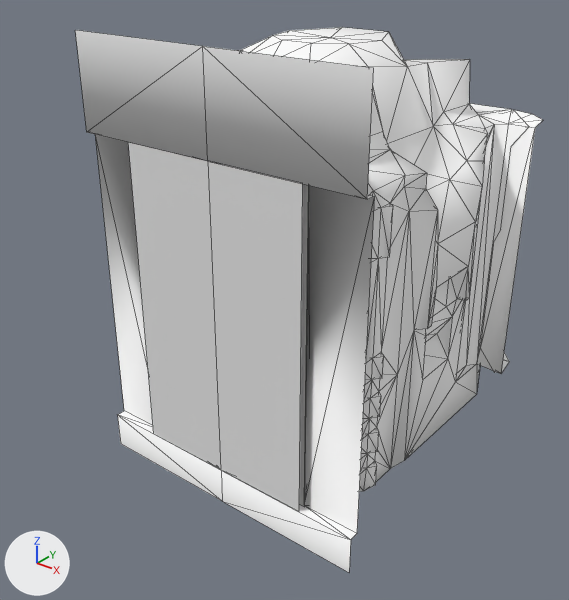
Before and after pictures for a commit that changed the Blender file Scavenger_Hunt/Assets/Resources/Models/Geometry/Elevator/Elevator.blend.
Both versions are drawn from a camera (50 mm lens) standing at (56.9, -78.8, 63.3) and looking at (-1.0, -6.4, 18.4). The axes (+X, +Y, +Z) are drawn at lower left. The lights are the same throughout. Mesh edges are drawn as thin lines.

Names of what the first picture shows: 'Elevator', 'ElevatorDoorLeft', 'ElevatorDoorRight'.
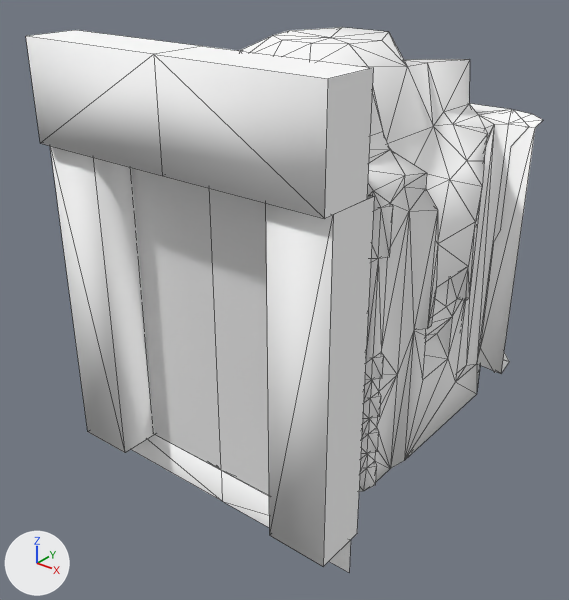
Edits to the bpy script that builds the scene:
```text
Change me_elevator:
    used by ob_elevator; location = (0.0, 0.0, 0.0)
    remove me_elevator.from_pydata(...)  # 450 vertices, 827 faces; spans x -21.2..21.2, y -20.5..22.2, z -5.0..51.9
    add me_elevator.from_pydata(...)  # 464 vertices, 841 faces; spans x -21.2..21.2, y -27.1..22.2, z -5.0..51.9
    me_elevator part 1
    8 faces are deleted
    4 vertices are added at (-19.9, -25.8, 0.0), (-19.9, -25.8, 40.3), (19.9, -25.8, 40.3), (19.9, -25.8, 0.0)
    10 new vertices lie (0.0, -6.6, 0.0) away from vertices in x -19.9..19.9, y -20.5..-19.2, z 0.0..51.9
    6 new faces join them
    16 new faces join them, smooth
```

Changed parts and their boxes [x1, y1, x2, y2] in the pictures (569 x 600 px):
'Elevator', reshaped (10% wider): before [75, 27, 543, 572]; after [26, 27, 543, 572]
part 1 of me_elevator, built on: before [75, 30, 375, 533]; after [26, 30, 375, 566]
